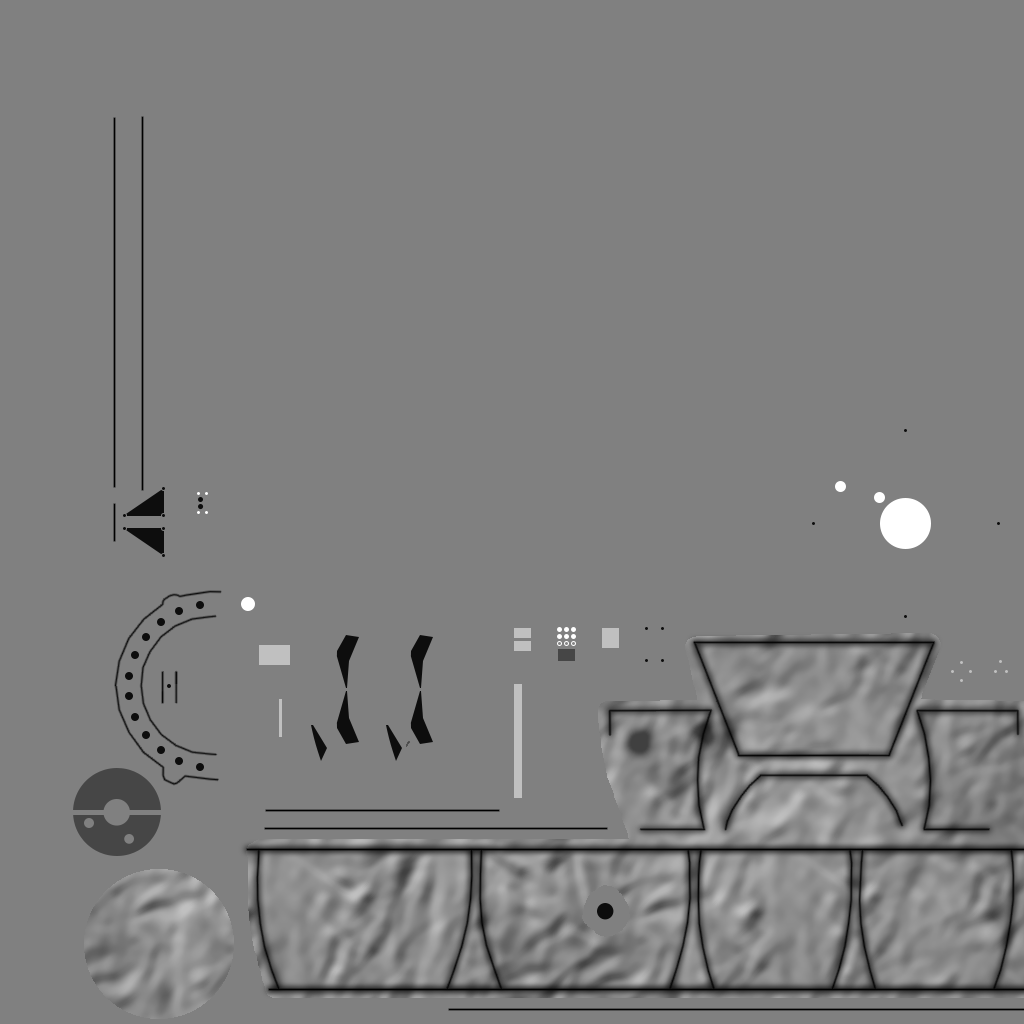
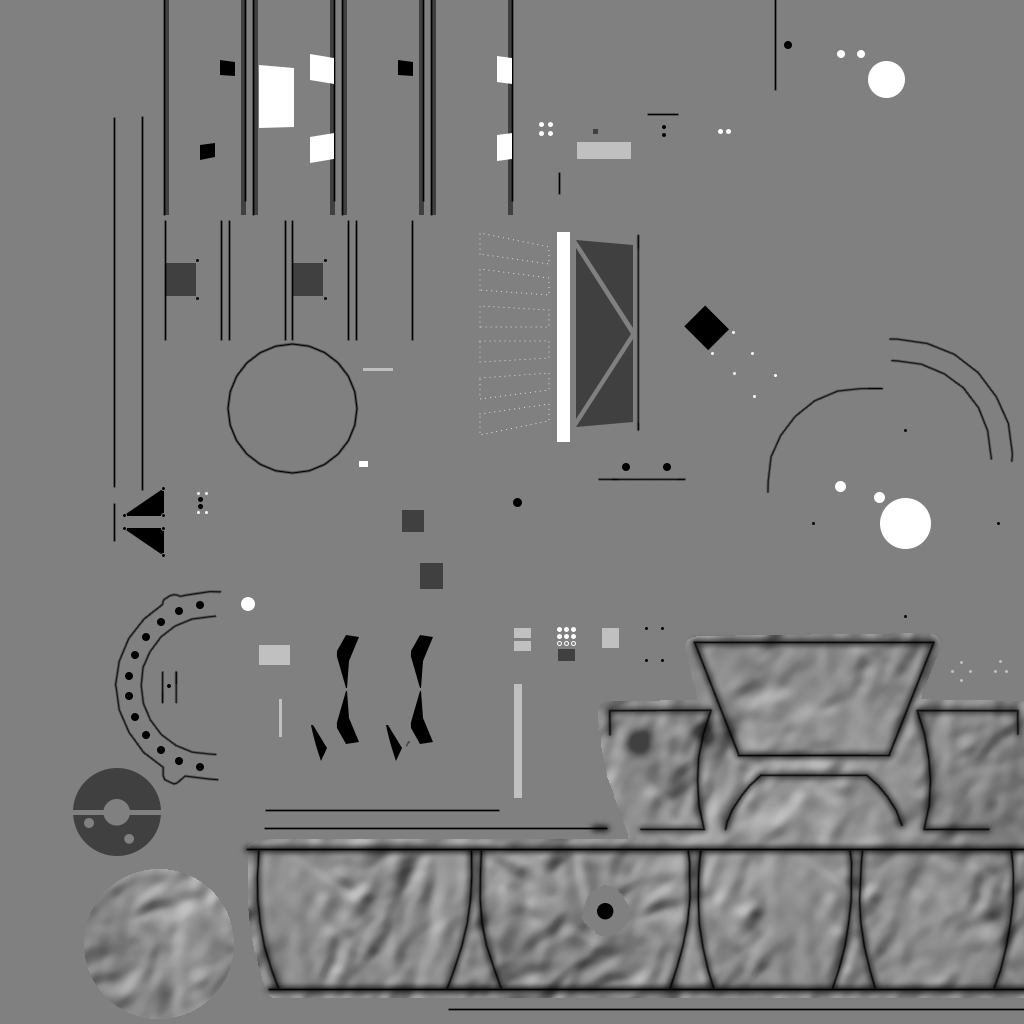
Comparing the layer stacks of the two 1024px x 1024px images. Changes:
added layer "bolts" above "down" over [479, 233, 550, 435]
painted on "down" over [73, 0, 633, 856]
painted on "sink" over [123, 41, 1000, 920]
painted on "up" over [363, 142, 631, 371]
painted on "raise" over [259, 50, 905, 467]
renamed "Layer 1" to "Layer 3", painted on it over [311, 635, 664, 920]
painted on "b" over [164, 0, 1013, 493]
